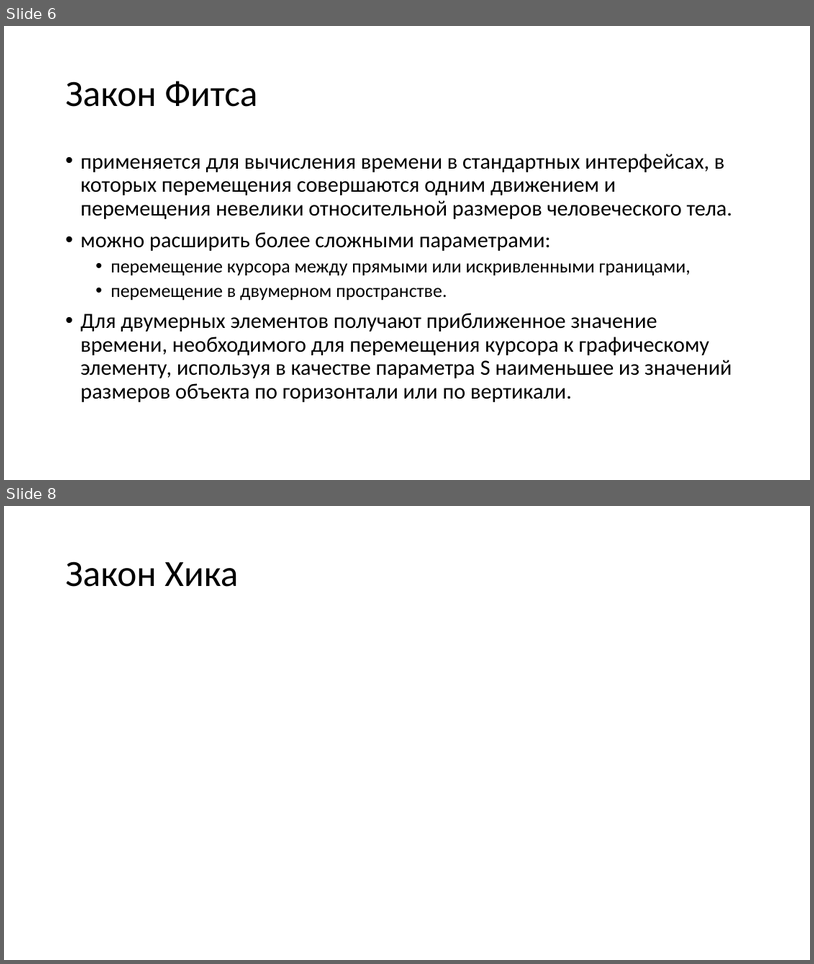
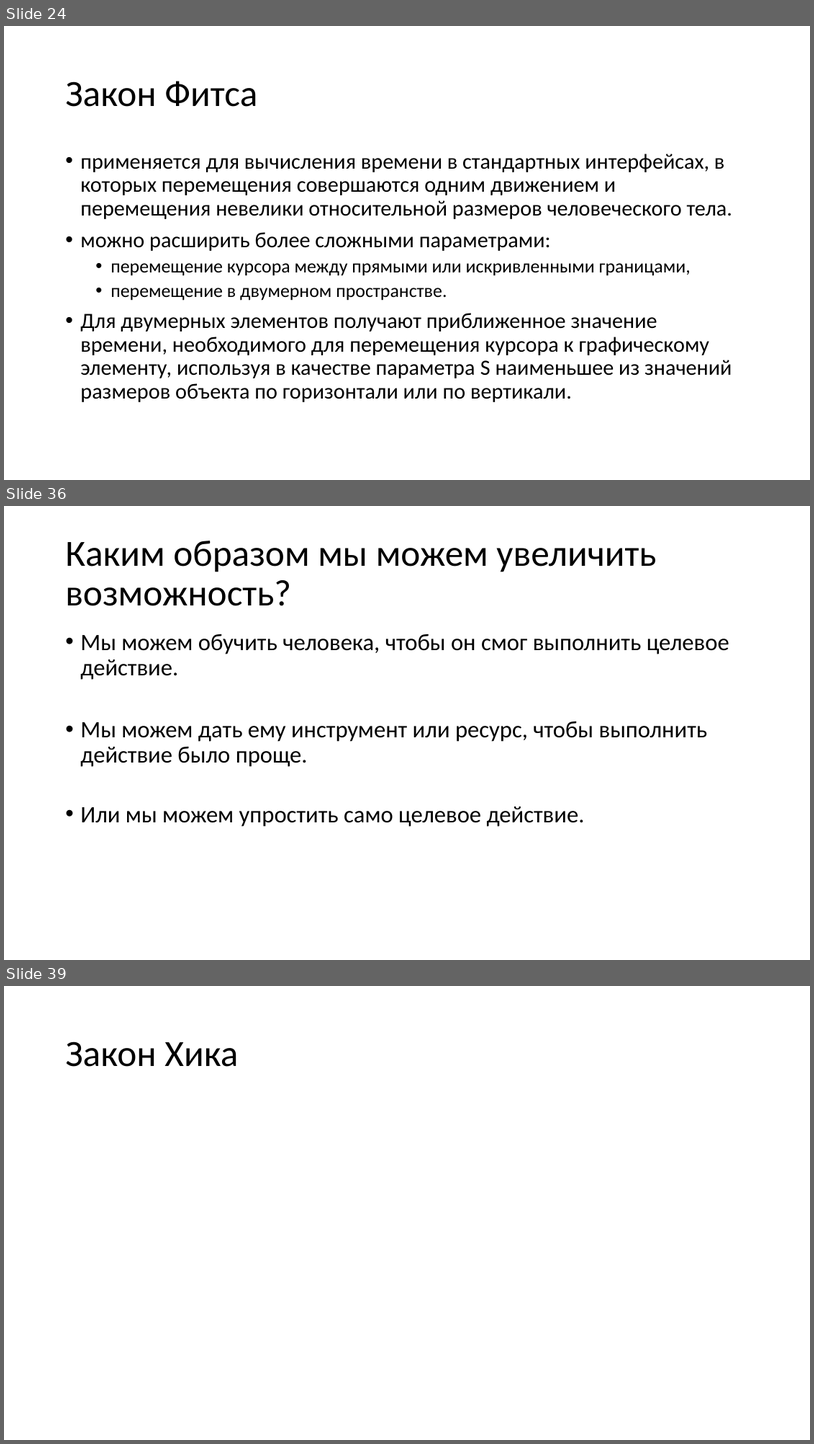
Before and after one commit to naumovda/ux, a slide deck: slides/ux-slides-11.pptx. Shown one above the other, each under a label of ours: slides 6 and 8 before the commit, slides 24, 36 and 39 after it; the slides between them are not shown. The pictures are 814x964 and 814x1444 pixels, drawn with LibreOffice and Linux fonts; fonts in the diff are those of the drawing; grey boxes stand for pictures. Boxes give left, top, right and bottom in pixels: in the first picture for what was removed or moved away, otherwise in the second. Text is boxed around its words. In the diff, an @@ line names an element or a change of style, - is before the commit and + after.

```diff
--- a/slides/ux-slides-11.pptx
+++ b/slides/ux-slides-11.pptx
@@ slide 36 added at [4, 506, 810, 960], background #FFFFFF @@
@@ title added at [65, 541, 656, 606], 44 pt, text #000000 @@
+Каким образом мы можем увеличить возможность?
@@ text added at [80, 633, 730, 826], 28 pt, text #000000 @@
+• Мы можем обучить человека, чтобы он смог выполнить целевое действие.
+• Мы можем дать ему инструмент или ресурс, чтобы выполнить действие было проще.
+• Или мы можем упростить само целевое действие.
@@ what was slide 6 is now slide 24 @@
@@ what was slide 8 is now slide 39 @@
```
Also in this commit, not shown: 5 slides changed, 41 other slides added, 7 other files.
